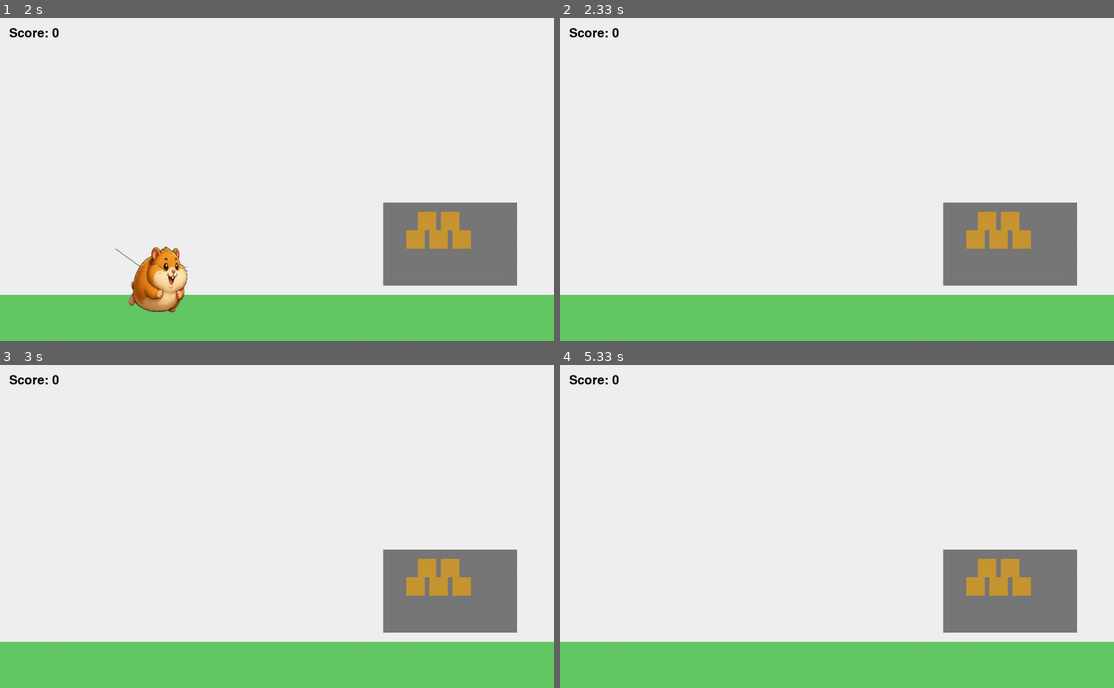
Above: before the commit, frames 1-4 (two rows, left to right).
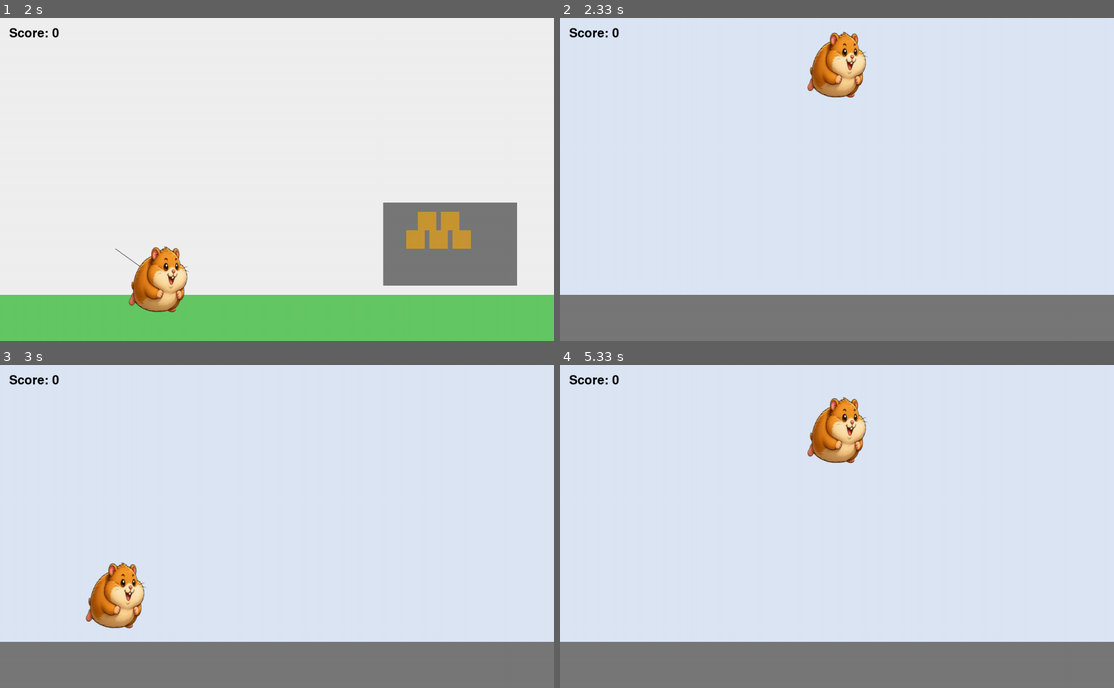
Above: after the commit, the same moments.

Repository: lorenacp1/Pygame
Game: pygame game, started from main.py
The game is run twice, just before and just after one commit, with the same random seed, the same clock (stepped at 60 frames per second) and the same inputs.
Inputs (mouse positions are in pixels of both pictures, inside the frame that each line leads up to):
- Up to frame 1 (2 s): press the mouse at (277, 231) at 0.37 s; move the mouse to (265, 160) at 0.47 s; release the mouse at (254, 92) at 0.6 s; click (332, 202) at 0.72 s; press the mouse at (116, 247) at 1.53 s; move the mouse to (232, 179) at 1.63 s; release the mouse at (354, 108) at 1.77 s; press the mouse at (77, 276) at 1.87 s; move the mouse to (160, 279) at 1.97 s
- Up to frame 2 (2.33 s): release the mouse at (798, 282) at 2.1 s
- Up to frame 3 (3 s): no input
- Up to frame 4 (5.33 s): press the mouse at (676, 594) at 3.03 s; move the mouse to (692, 578) at 3.13 s; release the mouse at (715, 558) at 3.27 s; press the mouse at (632, 623) at 3.37 s; move the mouse to (781, 532) at 3.47 s; release the mouse at (931, 442) at 3.6 s; press the mouse at (637, 623) at 4.03 s; move the mouse to (648, 565) at 4.13 s; release the mouse at (654, 503) at 4.27 s; press the mouse at (687, 623) at 4.7 s; move the mouse to (803, 610) at 4.8 s; release the mouse at (920, 597) at 4.93 s

Frame 1 is identical in both runs. In frame 2, 22% of the frame differs, in the area x 0-100%, y 4-100%; in frame 3, 22%; in frame 4, 22%.

Commit message:
reset apos hamster sair da tela

Diff:
--- a/main.py
+++ b/main.py
@@ -145,6 +145,12 @@
 
         hamster.update_game(GROUND_Y)
 
+        if hamster.launched:
+            if hamster.rect.x > WIDTH + 200 or hamster.rect.x < -200 or hamster.rect.y > HEIGHT + 200:
+                hamster.reset_to_intro(*INTRO_SPAWN)
+                boxes = create_boxes()
+                scene = "intro"
+
         for box in boxes[:]:
             if hamster.rect.colliderect(box):
                 boxes.remove(box)
